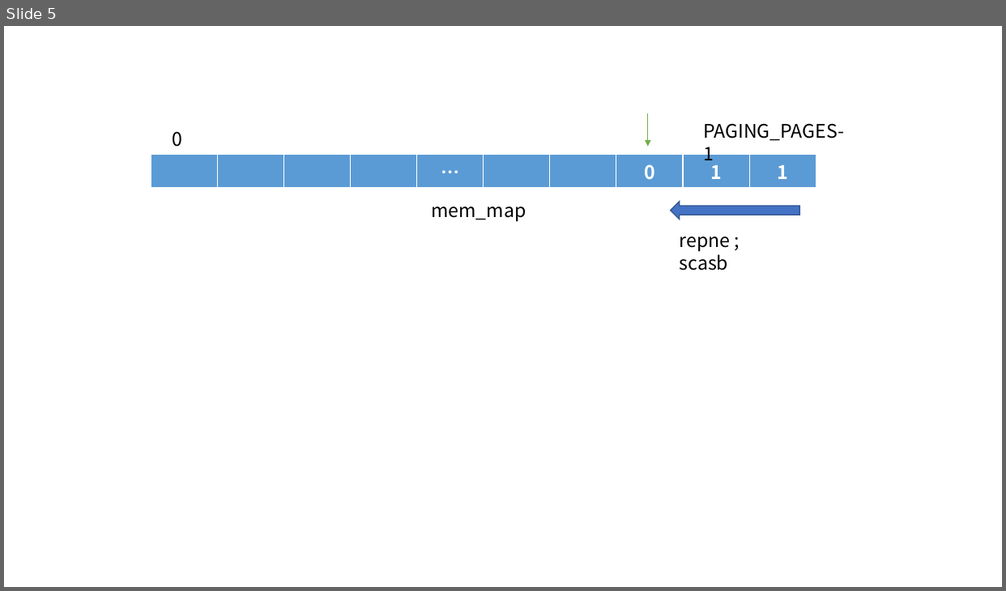
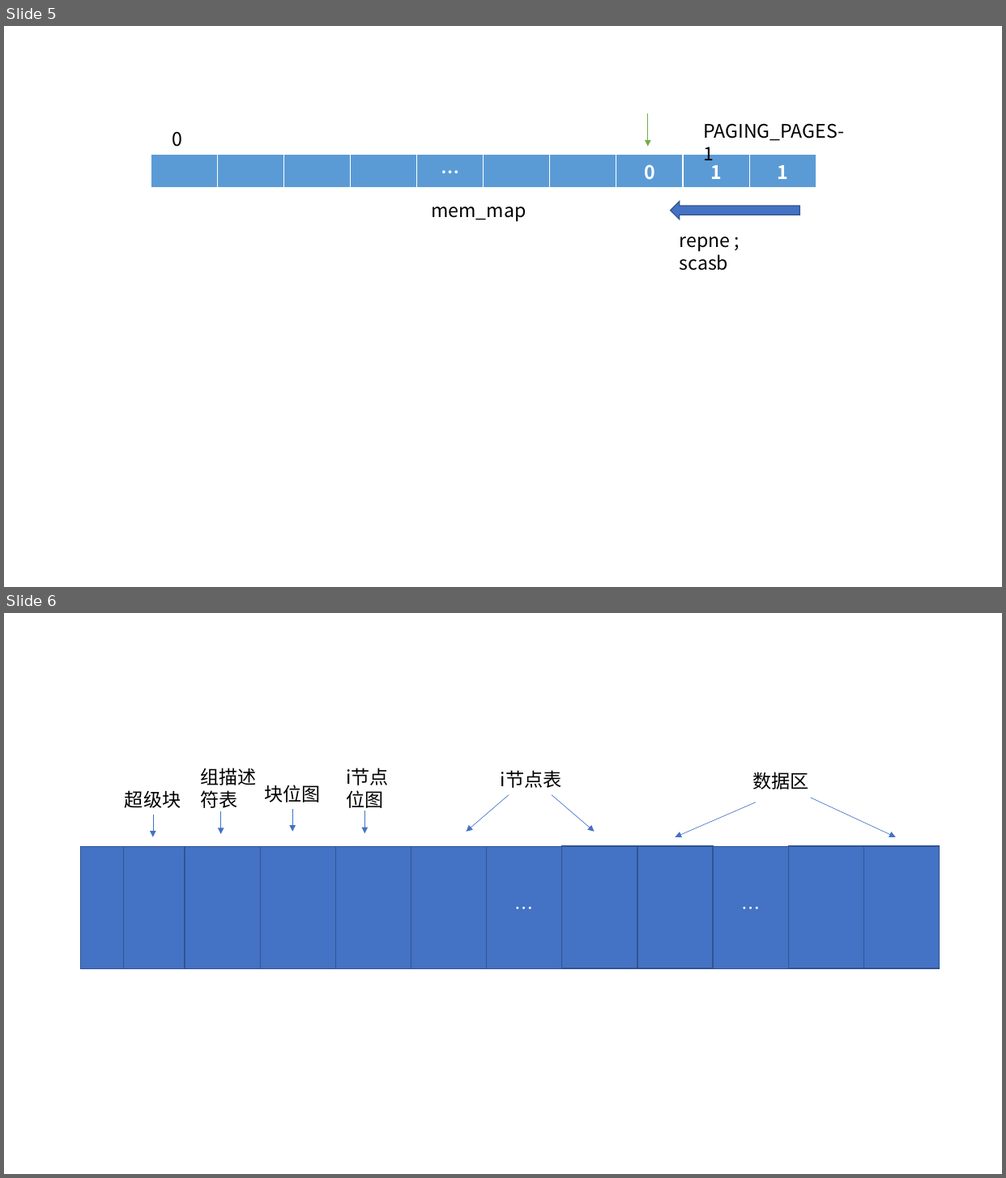
Before and after one commit to lihaoAd/Note, a slide deck: linux/0.11/绘图.pptx. Shown one above the other, each under a label of ours: slide 5 before the commit, slides 5 and 6 after it. The pictures are 1006x591 and 1006x1178 pixels, drawn with LibreOffice and Linux fonts; fonts in the diff are those of the drawing. Boxes give left, top, right and bottom in pixels: in the first picture for what was removed or moved away, otherwise in the second. Text is boxed around its words. In the diff, an @@ line names an element or a change of style, - is before the commit and + after.

```diff
--- a/linux/0.11/绘图.pptx
+++ b/linux/0.11/绘图.pptx
@@ slide 6 added at <box>4,613,1002,1174</box>, background #FFFFFF @@
@@ text added at <box>201,768,257,808</box>, 18 pt, text #000000 @@
+组描述符表
@@ text added at <box>339,762,407,815</box>, 18 pt, text #000000 @@
+i节点位图
@@ text added at <box>501,770,562,788</box>, 18 pt, text #000000 @@
+i节点表
@@ text added at <box>752,772,808,790</box>, 18 pt, text #000000 @@
+数据区
@@ text added at <box>125,790,181,808</box>, 18 pt, text #000000 @@
+超级块
@@ text added at <box>264,785,320,803</box>, 18 pt, text #000000 @@
+块位图
@@ arrow added from (509, 795) to (466, 832), #4472C4 0.5 pt @@
@@ arrow added from (552, 795) to (594, 832), #4472C4 0.5 pt @@
@@ arrow added from (756, 803) to (675, 837), #4472C4 0.5 pt @@
@@ arrow added from (811, 798) to (896, 837), #4472C4 0.5 pt @@
@@ arrow added from (153, 815) to (153, 837), #4472C4 0.5 pt @@
@@ arrow added from (221, 811) to (221, 834), #4472C4 0.5 pt @@
@@ arrow added from (293, 809) to (293, 832), #4472C4 0.5 pt @@
@@ arrow added from (364, 811) to (364, 834), #4472C4 0.5 pt @@
@@ rectangle added at <box>80,846,123,969</box>, fill #4472C4, outline #325491 1 pt @@
@@ rectangle added at <box>123,846,185,969</box>, fill #4472C4, outline #325491 1 pt @@
@@ rectangle added at <box>185,846,260,969</box>, fill #4472C4, outline #325491 1 pt @@
@@ rectangle added at <box>260,846,335,969</box>, fill #4472C4, outline #325491 1 pt @@
@@ rectangle added at <box>335,846,411,969</box>, fill #4472C4, outline #325491 1 pt @@
@@ rectangle added at <box>411,846,487,969</box>, fill #4472C4, outline #325491 1 pt @@
@@ rectangle added at <box>487,846,562,969</box>, fill #4472C4, outline #325491 1 pt, 18 pt, text #FFFFFF @@
+…
@@ rectangle added at <box>562,846,637,969</box>, fill #4472C4, outline #325491 1 pt @@
@@ rectangle added at <box>637,846,713,969</box>, fill #4472C4, outline #325491 1 pt @@
@@ rectangle added at <box>713,846,789,969</box>, fill #4472C4, outline #325491 1 pt, 18 pt, text #FFFFFF @@
+…
@@ rectangle added at <box>789,846,864,969</box>, fill #4472C4, outline #325491 1 pt @@
@@ rectangle added at <box>864,846,940,969</box>, fill #4472C4, outline #325491 1 pt @@
```
Also in this commit, not shown: 5 other slides added, 11 other files.
